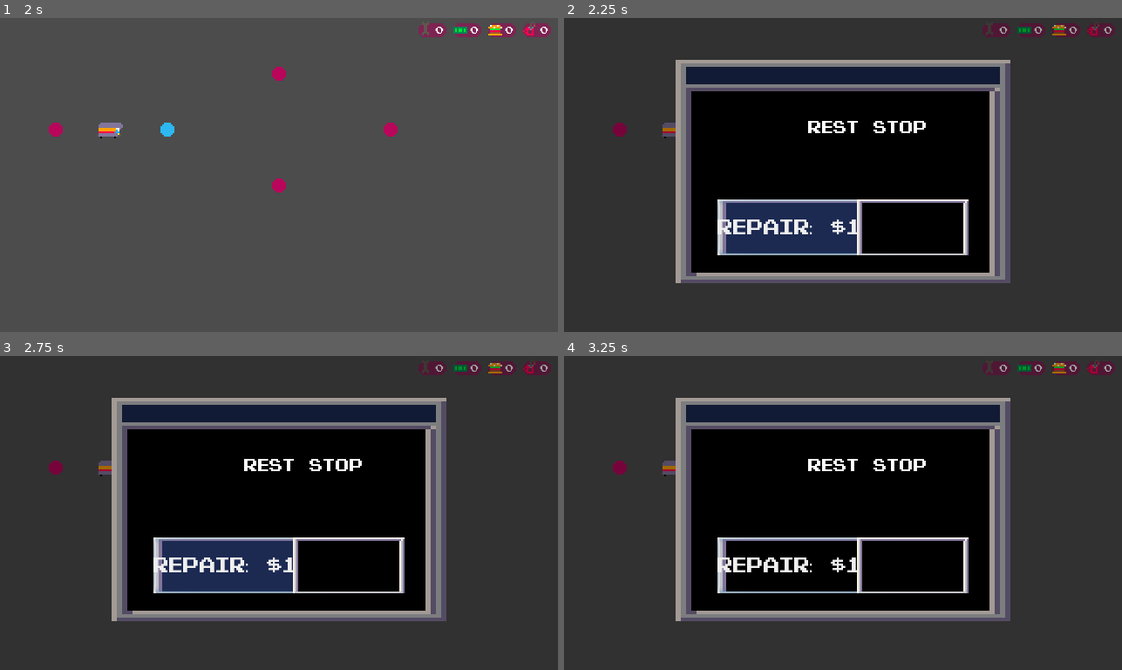
Above: before the commit, frames 1-4 (two rows, left to right).
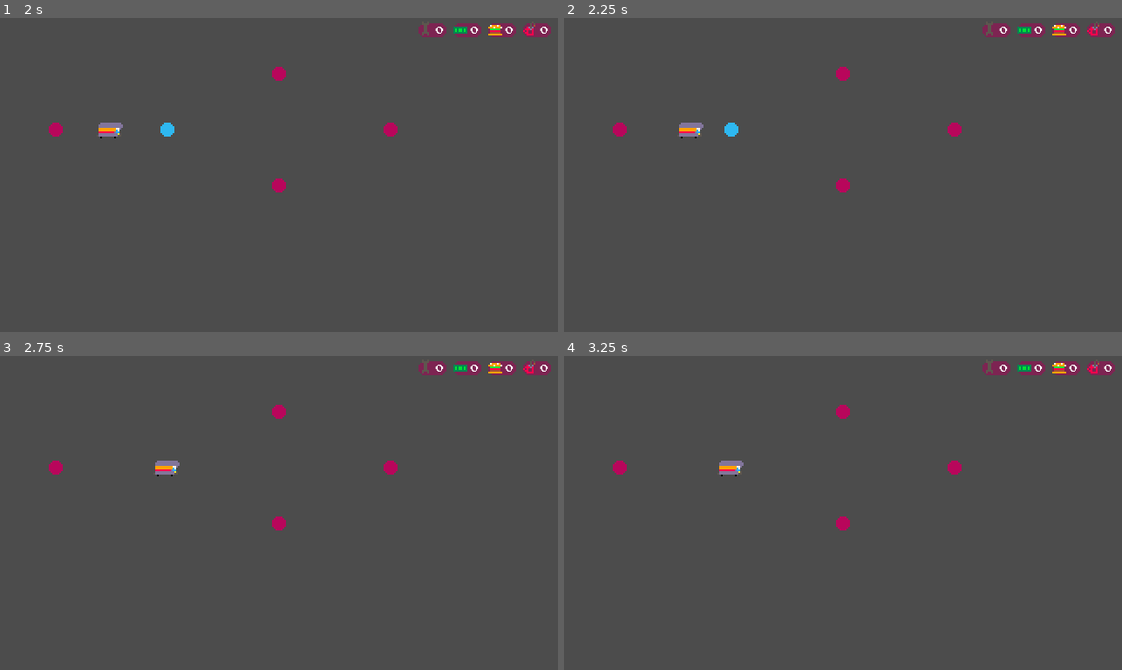
Above: after the commit, the same moments.

Repository: youssefevan/global-game-jam-2023
Game: Godot game, scene res://Scenes/TestingGrounds.tscn
The game is run twice, just before and just after one commit, with the same random seed, the same clock (stepped at 60 frames per second) and the same inputs. This scene is started directly instead of the project's main scene.
Inputs (mouse positions are in pixels of both pictures, inside the frame that each line leads up to):
- Up to frame 1 (2 s): tap Enter at 0.5 s; move the mouse to (55, 131) at 0.52 s; click (55, 131) at 0.6 s; tap Space at 1.25 s; move the mouse to (167, 131) at 1.27 s; click (167, 131) at 1.35 s
- Up to frame 2 (2.25 s): click (776, 228) at 2 s, where only the run after the commit has a clickable "Repair: $100"
- Up to frame 3 (2.75 s): no input
- Up to frame 4 (3.25 s): move the mouse to (898, 443) at 2.77 s; click (898, 443) at 2.85 s

Frame 1 is identical in both runs. In frame 2, 97% of the frame differs, in the area x 0-100%, y 0-100%; in frame 3, 97%; in frame 4, 97%.

Commit message:
encounter button fix

Diff:
--- a/Global Game Jam 2023/Scenes/Encounter.tscn
+++ b/Global Game Jam 2023/Scenes/Encounter.tscn
@@ -10,6 +10,7 @@
 font_data = ExtResource( 4 )
 
 [node name="Encounter" type="Node2D"]
+pause_mode = 2
 script = ExtResource( 6 )
 
 [node name="WindowBackground" type="Sprite" parent="."]
@@ -26,12 +27,13 @@
 }
 
 [node name="Title" type="Label" parent="."]
-margin_left = 140.0
-margin_top = 56.0
-margin_right = 180.0
-margin_bottom = 70.0
+margin_left = 76.0
+margin_top = 52.0
+margin_right = 242.0
+margin_bottom = 66.0
 custom_fonts/font = SubResource( 3 )
 align = 1
+autowrap = true
 
 [node name="Pay" type="Button" parent="."]
 margin_left = 88.0
--- a/Global Game Jam 2023/Scripts/encounter.gd
+++ b/Global Game Jam 2023/Scripts/encounter.gd
@@ -40,8 +40,8 @@
 
 func _on_Pay_button_up():
 	self.visible = false
-	Global.player.stop_for_encounter()
+	Global.player.pause_for_encounter()
 
 func _on_Continue_button_up():
 	self.visible = false
-	Global.player.stop_for_encounter()
+	Global.player.pause_for_encounter()
--- a/Global Game Jam 2023/Scripts/player.gd
+++ b/Global Game Jam 2023/Scripts/player.gd
@@ -28,6 +28,7 @@
 		call_tween = true
 
 func pause_for_encounter():
+	global_position += Vector2(1,0)
 	get_tree().paused = !get_tree().paused
 
 func move():
--- a/Global Game Jam 2023/Sprites/Themes/checktheme.tres
+++ b/Global Game Jam 2023/Sprites/Themes/checktheme.tres
@@ -20,7 +20,7 @@
 region_rect = Rect2( 0, 0, 64, 32 )
 
 [sub_resource type="DynamicFont" id=1]
-size = 12
+size = 8
 font_data = ExtResource( 3 )
 
 [resource]
